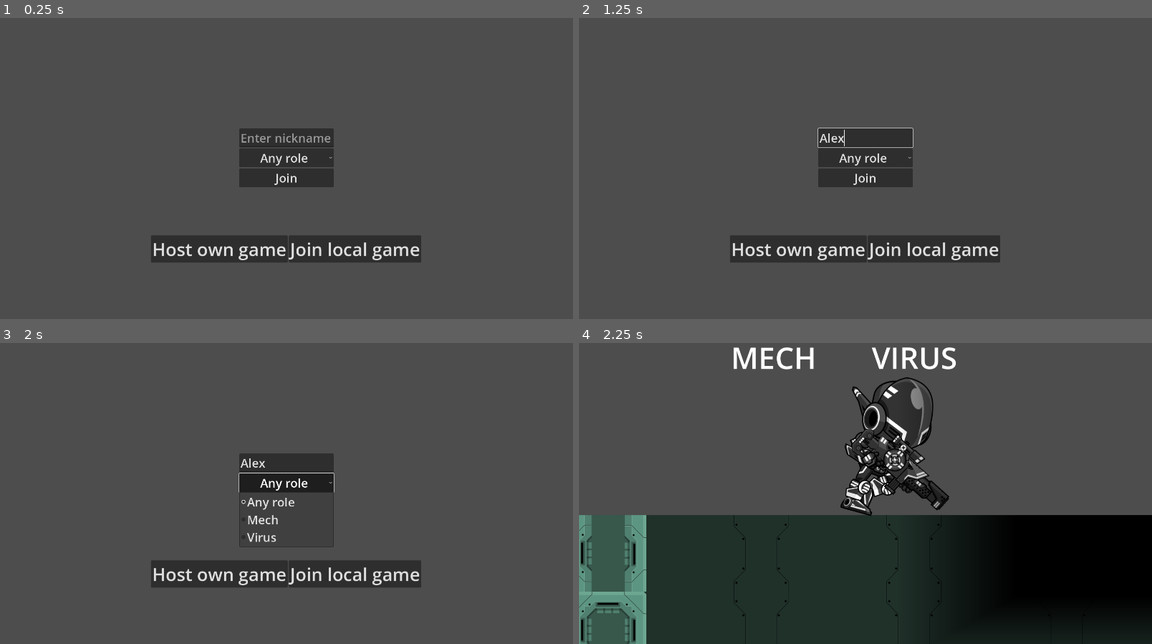
Above: before the commit, frames 1-4 (two rows, left to right).
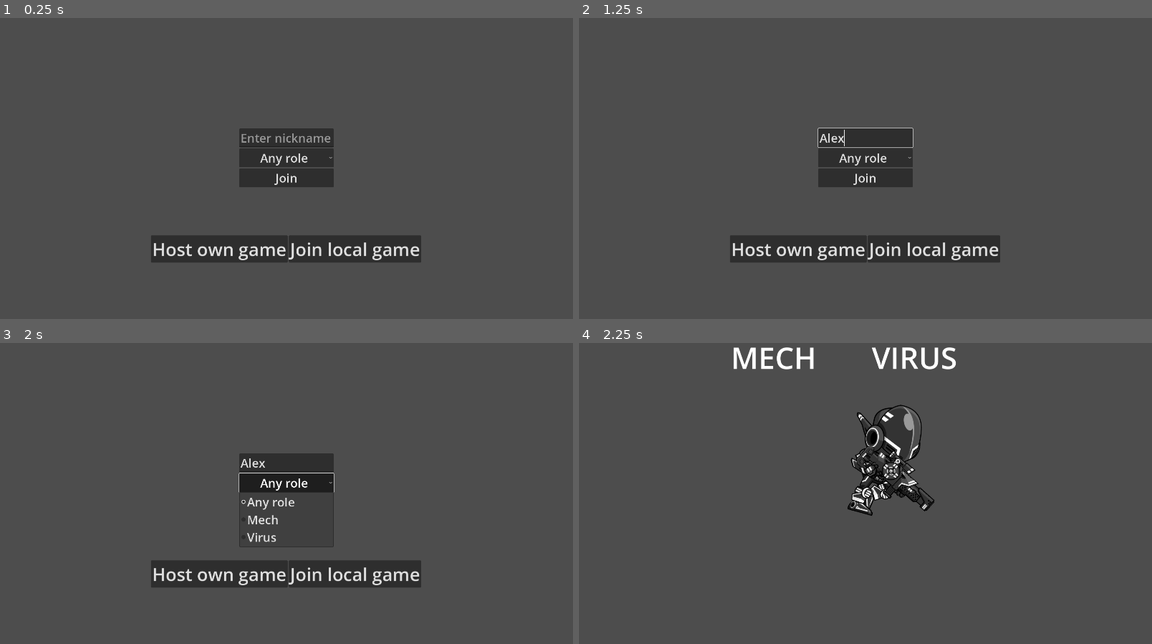
Above: after the commit, the same moments.

Repository: milana-94888u/digital-tandem
Game: Godot game, scene res://src/ui/game_lobby/game_lobby.tscn
Same seed, same stepped clock (60 frames per second), same inputs: the game is played once before the commit and once after it.
Inputs (mouse positions are in pixels of both pictures, inside the frame that each line leads up to):
- Up to frame 1 (0.25 s): no input
- Up to frame 2 (1.25 s): click (865, 138) at 0.52 s; type "Alex" at 0.6 s
- Up to frame 3 (2 s): click "Any role" at 1.25 s
- Up to frame 4 (2.25 s): click "Host own game" at 2 s

Frames 1-3 are identical in both runs. In frame 4, 44% of the frame differs, in the area x 0-100%, y 11-100%.

Commit message:
rework door

Diff:
--- a/level 1.tscn
+++ b/level 1.tscn
@@ -90,7 +90,6 @@
 layer_2/tile_data = PackedInt32Array(131074, 0, 0, 131075, 65536, 0, 196610, 0, 0, 196611, 65536, 0, 131076, 0, 0, 1310 …(6727 unchanged characters)…
 
 [node name="AnimatedSprite2D" type="AnimatedSprite2D" parent="."]
-visible = false
-position = Vector2(517, 823)
+position = Vector2(384, 768)
 sprite_frames = SubResource("SpriteFrames_yi1u4")
 animation = &"open"
--- a/resources/tilesets/factory_tileset.tres
+++ b/resources/tilesets/factory_tileset.tres
@@ -157,7 +157,6 @@
 1:2/0/terrains_peering_bit/top_left_corner = 0
 1:2/0/terrains_peering_bit/top_side = 0
 1:2/0/terrains_peering_bit/top_right_corner = 0
-2:2/animation_columns = 1
 2:2/0 = 0
 2:2/0/terrain_set = 1
 2:2/0/terrain = 0
@@ -169,6 +168,30 @@
 2:2/0/terrains_peering_bit/left_side = 0
 2:2/0/terrains_peering_bit/top_left_corner = 0
 2:2/0/terrains_peering_bit/top_side = 0
+3:2/0 = 0
+3:2/0/terrain_set = 1
+3:2/0/terrain = 0
+3:2/0/physics_layer_0/linear_velocity = Vector2(0, 0)
+3:2/0/physics_layer_0/angular_velocity = 0.0
+3:2/0/physics_layer_0/polygon_0/points = PackedVector2Array(-128, -128, 128, -128, 128, 128, -128, 128)
+3:2/0/terrains_peering_bit/right_side = 0
+4:2/0 = 0
+4:2/0/terrain_set = 1
+4:2/0/terrain = 0
+4:2/0/physics_layer_0/linear_velocity = Vector2(0, 0)
+4:2/0/physics_layer_0/angular_velocity = 0.0
+4:2/0/physics_layer_0/polygon_0/points = PackedVector2Array(-128, -128, 128, -128, 128, 128, -128, 128)
+4:2/0/terrains_peering_bit/right_side = 0
+4:2/0/terrains_peering_bit/bottom_side = 0
+4:2/0/terrains_peering_bit/left_side = 0
+4:2/0/terrains_peering_bit/top_side = 0
+5:2/0 = 0
+5:2/0/terrain_set = 1
+5:2/0/terrain = 0
+5:2/0/physics_layer_0/linear_velocity = Vector2(0, 0)
+5:2/0/physics_layer_0/angular_velocity = 0.0
+5:2/0/physics_layer_0/polygon_0/points = PackedVector2Array(-128, -128, 128, -128, 128, 128, -128, 128)
+5:2/0/terrains_peering_bit/left_side = 0
 6:2/0 = 0
 6:2/0/terrain_set = 1
 6:2/0/terrain = 0
@@ -242,32 +265,16 @@
 4:3/0/physics_layer_0/angular_velocity = 0.0
 4:3/0/physics_layer_0/polygon_0/points = PackedVector2Array(-128, -128, 128, -128, 128, 128, -128, 128)
 4:3/0/terrains_peering_bit/top_side = 0
-5:3/next_alternative_id = 5
 5:3/0 = 0
 5:3/0/terrain_set = 1
-5:3/0/terrain = 0
 5:3/0/physics_layer_0/linear_velocity = Vector2(0, 0)
 5:3/0/physics_layer_0/angular_velocity = 0.0
 5:3/0/physics_layer_0/polygon_0/points = PackedVector2Array(-128, -128, 128, -128, 128, 128, -128, 128)
-5:3/0/terrains_peering_bit/right_side = 0
-5:3/0/terrains_peering_bit/bottom_right_corner = 0
-5:3/0/terrains_peering_bit/bottom_side = 0
-5:3/0/terrains_peering_bit/bottom_left_corner = 0
-5:3/0/terrains_peering_bit/left_side = 0
-5:3/0/terrains_peering_bit/top_side = 0
-5:3/0/terrains_peering_bit/top_right_corner = 0
 6:3/0 = 0
 6:3/0/terrain_set = 1
-6:3/0/terrain = 0
 6:3/0/physics_layer_0/linear_velocity = Vector2(0, 0)
 6:3/0/physics_layer_0/angular_velocity = 0.0
 6:3/0/physics_layer_0/polygon_0/points = PackedVector2Array(-128, -128, 128, -128, 128, 128, -128, 128)
-6:3/0/terrains_peering_bit/right_side = 0
-6:3/0/terrains_peering_bit/bottom_right_corner = 0
-6:3/0/terrains_peering_bit/bottom_side = 0
-6:3/0/terrains_peering_bit/bottom_left_corner = 0
-6:3/0/terrains_peering_bit/left_side = 0
-6:3/0/terrains_peering_bit/top_side = 0
 7:3/0 = 0
 7:3/0/terrain_set = 1
 7:3/0/terrain = 0
@@ -309,7 +316,6 @@
 5:4/0/physics_layer_0/linear_velocity = Vector2(0, 0)
 5:4/0/physics_layer_0/angular_velocity = 0.0
 6:4/0 = 0
-6:4/0/terrain_set = 0
 6:4/0/physics_layer_0/linear_velocity = Vector2(0, 0)
 6:4/0/physics_layer_0/angular_velocity = 0.0
 7:4/0 = 0
@@ -346,54 +352,36 @@
 6:5/0 = 0
 6:5/0/physics_layer_0/linear_velocity = Vector2(0, 0)
 6:5/0/physics_layer_0/angular_velocity = 0.0
-5:2/0 = 0
-5:2/0/terrain_set = 1
-5:2/0/terrain = 0
-5:2/0/physics_layer_0/linear_velocity = Vector2(0, 0)
-5:2/0/physics_layer_0/angular_velocity = 0.0
-5:2/0/physics_layer_0/polygon_0/points = PackedVector2Array(-128, -128, 128, -128, 128, 128, -128, 128)
-5:2/0/terrains_peering_bit/left_side = 0
-3:2/0 = 0
-3:2/0/terrain_set = 1
-3:2/0/terrain = 0
-3:2/0/physics_layer_0/linear_velocity = Vector2(0, 0)
-3:2/0/physics_layer_0/angular_velocity = 0.0
-3:2/0/physics_layer_0/polygon_0/points = PackedVector2Array(-128, -128, 128, -128, 128, 128, -128, 128)
-3:2/0/terrains_peering_bit/right_side = 0
-4:2/0 = 0
-4:2/0/terrain_set = 1
-4:2/0/terrain = 0
-4:2/0/physics_layer_0/linear_velocity = Vector2(0, 0)
-4:2/0/physics_layer_0/angular_velocity = 0.0
-4:2/0/physics_layer_0/polygon_0/points = PackedVector2Array(-128, -128, 128, -128, 128, 128, -128, 128)
-4:2/0/terrains_peering_bit/right_side = 0
-4:2/0/terrains_peering_bit/bottom_side = 0
-4:2/0/terrains_peering_bit/left_side = 0
-4:2/0/terrains_peering_bit/top_side = 0
-2:8/0 = 0
-2:8/0/physics_layer_0/linear_velocity = Vector2(0, 0)
-2:8/0/physics_layer_0/angular_velocity = 0.0
+7:5/0 = 0
+7:5/0/physics_layer_0/linear_velocity = Vector2(0, 0)
+7:5/0/physics_layer_0/angular_velocity = 0.0
 0:6/0 = 0
 0:6/0/physics_layer_0/linear_velocity = Vector2(0, 0)
 0:6/0/physics_layer_0/angular_velocity = 0.0
 1:6/0 = 0
 1:6/0/physics_layer_0/linear_velocity = Vector2(0, 0)
 1:6/0/physics_layer_0/angular_velocity = 0.0
-7:5/0 = 0
-7:5/0/physics_layer_0/linear_velocity = Vector2(0, 0)
-7:5/0/physics_layer_0/angular_velocity = 0.0
 2:6/0 = 0
 2:6/0/physics_layer_0/linear_velocity = Vector2(0, 0)
 2:6/0/physics_layer_0/angular_velocity = 0.0
 3:6/0 = 0
 3:6/0/physics_layer_0/linear_velocity = Vector2(0, 0)
 3:6/0/physics_layer_0/angular_velocity = 0.0
+4:6/0 = 0
+4:6/0/physics_layer_0/linear_velocity = Vector2(0, 0)
+4:6/0/physics_layer_0/angular_velocity = 0.0
+5:6/0 = 0
+5:6/0/physics_layer_0/linear_velocity = Vector2(0, 0)
+5:6/0/physics_layer_0/angular_velocity = 0.0
+6:6/0 = 0
+6:6/0/physics_layer_0/linear_velocity = Vector2(0, 0)
+6:6/0/physics_layer_0/angular_velocity = 0.0
+7:6/0 = 0
+7:6/0/physics_layer_0/linear_velocity = Vector2(0, 0)
+7:6/0/physics_layer_0/angular_velocity = 0.0
 0:7/0 = 0
 0:7/0/physics_layer_0/linear_velocity = Vector2(0, 0)
 0:7/0/physics_layer_0/angular_velocity = 0.0
-4:6/0 = 0
-4:6/0/physics_layer_0/linear_velocity = Vector2(0, 0)
-4:6/0/physics_layer_0/angular_velocity = 0.0
 4:7/0 = 0
 4:7/0/physics_layer_0/linear_velocity = Vector2(0, 0)
 4:7/0/physics_layer_0/angular_velocity = 0.0
@@ -406,15 +394,6 @@
 7:7/0 = 0
 7:7/0/physics_layer_0/linear_velocity = Vector2(0, 0)
 7:7/0/physics_layer_0/angular_velocity = 0.0
-7:6/0 = 0
-7:6/0/physics_layer_0/linear_velocity = Vector2(0, 0)
-7:6/0/physics_layer_0/angular_velocity = 0.0
-6:6/0 = 0
-6:6/0/physics_layer_0/linear_velocity = Vector2(0, 0)
-6:6/0/physics_layer_0/angular_velocity = 0.0
-5:6/0 = 0
-5:6/0/physics_layer_0/linear_velocity = Vector2(0, 0)
-5:6/0/physics_layer_0/angular_velocity = 0.0
 
 [sub_resource type="TileSetAtlasSource" id="TileSetAtlasSource_s5udj"]
 texture = ExtResource("2_uixw6")
@@ -430,7 +409,7 @@
 0:0/0/physics_layer_0/linear_velocity = Vector2(300, 0)
 0:0/0/physics_layer_0/angular_velocity = 0.0
 0:0/0/physics_layer_0/polygon_0/points = PackedVector2Array(-128, -128, 128, -128, 128, 128, -128, 128)
-0:0/0/terrains_peering_bit/right_side = 1
+0:0/0/terrains_peering_bit/right_side = 0
 0:1/animation_columns = 4
 0:1/animation_frame_0/duration = 0.2
 0:1/animation_frame_1/duration = 0.2
@@ -519,13 +498,13 @@
 [resource]
 tile_size = Vector2i(256, 256)
 physics_layer_0/collision_layer = 1
-terrain_set_0/mode = 0
+terrain_set_0/mode = 2
 terrain_set_0/terrain_0/name = "conveyor left"
 terrain_set_0/terrain_0/color = Color(0.501961, 0.345098, 0.25098, 1)
 terrain_set_0/terrain_1/name = "conceyor right"
 terrain_set_0/terrain_1/color = Color(0.5, 0.4375, 0.25, 1)
 terrain_set_1/mode = 0
-terrain_set_1/terrain_0/name = "Terrain plate 0"
-terrain_set_1/terrain_0/color = Color(0.12549, 0.447059, 0.34902, 1)
+terrain_set_1/terrain_0/name = "floor platform"
+terrain_set_1/terrain_0/color = Color(0.0666667, 0.435294, 0.478431, 1)
 sources/0 = SubResource("TileSetAtlasSource_ltbl0")
 sources/3 = SubResource("TileSetAtlasSource_s5udj")
--- a/src/game_world/game_world.gd
+++ b/src/game_world/game_world.gd
@@ -1,7 +1,7 @@
 extends Node2D
 
 
-var virus_active_object: Node2D
+var virus_active_object: GameObject
 
 
 func _ready() -> void:
@@ -24,12 +24,6 @@
 	$VirusWrapper/Virus.control_processed = true
 
 
-func _on_door_object_chosen(object: Node2D) -> void:
-	$VirusWrapper/Virus.control_processed = false
-	$VirusWrapper/Virus.start_minigame(preload("res://src/minigames/captcha/captcha_minigame.tscn").instantiate())
-	virus_active_object = object
-
-
 func _on_virus_minigame_canceled() -> void:
 	$VirusWrapper/Virus.control_processed = true
 	virus_active_object = null
@@ -37,10 +31,7 @@
 
 func _on_virus_minigame_completed() -> void:
 	$VirusWrapper/Virus.control_processed = true
-	if virus_active_object is GameObject:
-		virus_active_object.complete_object.rpc()
-	else:
-		virus_active_object.open_door.rpc()
+	virus_active_object.complete_object.rpc()
 
 
 func _on_object_chosen(object: GameObject) -> void:
--- a/src/game_world/game_world.tscn
+++ b/src/game_world/game_world.tscn
@@ -1,13 +1,12 @@
-[gd_scene load_steps=9 format=3 uid="uid://dhtehcsatwgxi"]
+[gd_scene load_steps=8 format=3 uid="uid://dhtehcsatwgxi"]
 
 [ext_resource type="Script" path="res://src/game_world/game_world.gd" id="1_1ymsr"]
 [ext_resource type="PackedScene" uid="uid://m0txqaij1k45" path="res://src/multiplayer/player_wrapper/player_wrapper.tscn" id="2_3ss46"]
 [ext_resource type="PackedScene" uid="uid://bjxrh13ovurni" path="res://src/mech/mech.tscn" id="2_qi47r"]
-[ext_resource type="TileSet" uid="uid://bmblymegdwmr2" path="res://resources/tilesets/factory_tileset.tres" id="2_sg1io"]
+[ext_resource type="TileSet" uid="uid://c7r7c1mevu851" path="res://resources/tilesets/factory_tileset.tres" id="2_sg1io"]
 [ext_resource type="PackedScene" uid="uid://dscy70cidsylo" path="res://src/virus/virus.tscn" id="4_78r7y"]
 [ext_resource type="PackedScene" uid="uid://dwm7phorujkav" path="res://src/ui/game_chat/game_chat.tscn" id="5_o27hs"]
-[ext_resource type="PackedScene" uid="uid://crmv3gq66sdew" path="res://src/game_world/objects/door.tscn" id="7_ieemi"]
-[ext_resource type="PackedScene" uid="uid://bpc73m6g037tk" path="res://src/game_world/objects/dark_area/dark_area.tscn" id="7_k0gvi"]
+[ext_resource type="PackedScene" uid="uid://6kpqpn83qkv4" path="res://src/game_world/objects/door/door.tscn" id="8_o42qh"]
 
 [node name="GameWorld" type="Node2D"]
 script = ExtResource("1_1ymsr")
@@ -16,27 +15,28 @@
 tile_set = ExtResource("2_sg1io")
 format = 2
 layer_0/name = "backgound"
-layer_0/tile_data = PackedInt32Array(262140, 0, 0, 196604, 0, 0, 131068, 0, 0, 65532, 0, 0, 65534, 0, 0, 131070, 0, 0, 196606, 0, 0, 262142, 0, 0, 0, 0, 0, 65536, 0, 0, 131072, 0, 0, 196608, 0, 0, 2, 0, 0, 65538, 0, 0, 131074, 0, 0, 196610, 0, 0, 4, 0, 0, 65540, 0, 0, 131076, 0, 0, 196612, 0, 0, 6, 0, 0, 65542, 0, 0, 131078, 0, 0, 196614, 0, 0, 65533, 65536, 0, 131069, 65536, 0, 196605, 65536, 0, 262141, 65536, 0, 65535, 65536, 0, 131071, 65536, 0, 196607, 65536, 0, 262143, 65536, 0, 1, 65536, 0, 65537, 65536, 0, 131073, 65536, 0, 196609, 65536, 0, 3, 65536, 0, 65539, 65536, 0, 131075, 65536, 0, 196611, 65536, 0, 5, 65536, 0, 65541, 65536, 0, 131077, 65536, 0, 196613, 65536, 0)
 layer_1/name = "floor"
 layer_1/enabled = true
 layer_1/modulate = Color(1, 1, 1, 1)
 layer_1/y_sort_enabled = false
 layer_1/y_sort_origin = 0
 layer_1/z_index = 0
-layer_1/tile_data = PackedInt32Array(327676, 327680, 0, 327677, 393216, 0, 327678, 393216, 0, 327679, 393216, 0, 262144, 393216, 0, 262145, 393216, 0, 262146, 393216, 0, 262147, 393216, 0, 262148, 393216, 0, 262149, 393216, 0, 262150, 458752, 0)
+layer_1/tile_data = PackedInt32Array(262144, 65536, 1, 262145, 65536, 1, 262146, 65536, 1, 262147, 65536, 1, 262148, 65536, 1, 262149, 65536, 1, 262150, 131072, 1, 327686, 131072, 2, 327685, 65536, 2, 327684, 65536, 2, 327683, 65536, 2, 327682, 65536, 2, 327681, 65536, 2, 327680, 327680, 1, 393220, 65536, 3, 393221, 65536, 3, 393222, 131072, 3, 393219, 65536, 3, 393218, 65536, 3, 393217, 65536, 3, 393216, 0, 3, 327679, 65536, 1, 327678, 0, 1, 393215, 65536, 3, 393214, 0, 3)
 layer_2/name = "walls"
 layer_2/enabled = true
 layer_2/modulate = Color(1, 1, 1, 1)
 layer_2/y_sort_enabled = false
 layer_2/y_sort_origin = 0
 layer_2/z_index = 0
-layer_2/tile_data = PackedInt32Array(262140, 262144, 1, 131068, 262144, 1, 65532, 262144, 0, 196604, 262144, 0)
+layer_2/tile_data = PackedInt32Array()
 
 [node name="MechWrapper" parent="." instance=ExtResource("2_3ss46")]
 position = Vector2(993.832, 648.691)
 
 [node name="Mech" parent="MechWrapper" instance=ExtResource("2_qi47r")]
+z_index = 1
 position = Vector2(-993.832, -648.691)
+scale = Vector2(0.8, 0.8)
 
 [node name="VirusWrapper" parent="." instance=ExtResource("2_3ss46")]
 position = Vector2(993.832, 648.691)
@@ -48,16 +48,14 @@
 
 [node name="GameChat" parent="ChatCanvas" instance=ExtResource("5_o27hs")]
 
-[node name="DarkArea" parent="." instance=ExtResource("7_k0gvi")]
-position = Vector2(1030, -43)
+[node name="GameObjects" type="Node2D" parent="."]
 
-[node name="Door" parent="." instance=ExtResource("7_ieemi")]
-position = Vector2(1404, 761)
+[node name="Door" parent="GameObjects" instance=ExtResource("8_o42qh")]
+position = Vector2(1152, 768)
 
 [connection signal="chat_requested" from="MechWrapper/Mech" to="." method="_on_mech_chat_requested"]
 [connection signal="chat_requested" from="VirusWrapper/Virus" to="." method="_on_virus_chat_requested"]
 [connection signal="minigame_canceled" from="VirusWrapper/Virus" to="." method="_on_virus_minigame_canceled"]
 [connection signal="minigame_completed" from="VirusWrapper/Virus" to="." method="_on_virus_minigame_completed"]
 [connection signal="chat_closed" from="ChatCanvas/GameChat" to="." method="_on_game_chat_chat_closed"]
-[connection signal="object_chosen" from="DarkArea" to="." method="_on_object_chosen"]
-[connection signal="object_chosen" from="Door" to="." method="_on_door_object_chosen"]
+[connection signal="object_chosen" from="GameObjects/Door" to="." method="_on_object_chosen"]
--- a/src/game_world/objects/dark_area/dark_area.gd
+++ b/src/game_world/objects/dark_area.gd
@@ -1,5 +1,4 @@
 extends GameObject
 
-
 func change_object() -> void:
-	remove_child($DarkArea)
+	remove_child($Light)
--- /dev/null
+++ b/src/game_world/objects/dark_area.tscn
@@ -0,0 +1,30 @@
+[gd_scene load_steps=6 format=3 uid="uid://dvgmmsu1php7b"]
+
+[ext_resource type="PackedScene" uid="uid://dqvmyatymqdtd" path="res://src/game_world/objects/game_object.tscn" id="1_fdkem"]
+[ext_resource type="Script" path="res://src/game_world/objects/dark_area.gd" id="2_8a6k6"]
+
+[sub_resource type="RectangleShape2D" id="RectangleShape2D_8s36h"]
+resource_local_to_scene = true
+size = Vector2(1920, 1080)
+
+[sub_resource type="Gradient" id="Gradient_0h6kv"]
+offsets = PackedFloat32Array(0.580087, 1)
+colors = PackedColorArray(1, 1, 1, 1, 0, 0, 0, 1)
+
+[sub_resource type="GradientTexture2D" id="GradientTexture2D_tuk6c"]
+gradient = SubResource("Gradient_0h6kv")
+width = 1920
+height = 1080
+fill = 2
+fill_from = Vector2(0.5, 0.5)
+metadata/_snap_enabled = true
+
+[node name="DarkArea" instance=ExtResource("1_fdkem")]
+script = ExtResource("2_8a6k6")
+
+[node name="CollisionShape2D" parent="StaticBody2D" index="0"]
+shape = SubResource("RectangleShape2D_8s36h")
+
+[node name="Light" type="PointLight2D" parent="." index="1"]
+blend_mode = 1
+texture = SubResource("GradientTexture2D_tuk6c")
--- a/src/game_world/objects/dark_area/dark_area.tscn
+++ /dev/null
@@ -1,28 +0,0 @@
-[gd_scene load_steps=6 format=3 uid="uid://bpc73m6g037tk"]
-
-[ext_resource type="Script" path="res://src/game_world/objects/dark_area/dark_area.gd" id="1_k4e1t"]
-[ext_resource type="PackedScene" uid="uid://dqvmyatymqdtd" path="res://src/game_world/game_object.tscn" id="1_mqxoe"]
-
-[sub_resource type="Gradient" id="Gradient_0h6kv"]
-offsets = PackedFloat32Array(0.580087, 1)
-colors = PackedColorArray(1, 1, 1, 1, 0, 0, 0, 1)
-
-[sub_resource type="GradientTexture2D" id="GradientTexture2D_3yfjc"]
-gradient = SubResource("Gradient_0h6kv")
-width = 1920
-height = 1080
-fill = 2
-fill_from = Vector2(0.5, 0.5)
-metadata/_snap_enabled = true
-
-[sub_resource type="GDScript" id="GDScript_qa2w0"]
-script/source = "extends PointLight2D
-"
-
-[node name="DarkArea" instance=ExtResource("1_mqxoe")]
-script = ExtResource("1_k4e1t")
-
-[node name="DarkArea" type="PointLight2D" parent="." index="1"]
-blend_mode = 1
-texture = SubResource("GradientTexture2D_3yfjc")
-script = SubResource("GDScript_qa2w0")
--- a/src/game_world/objects/door.gd
+++ /dev/null
@@ -1,19 +0,0 @@
-extends StaticBody2D
-
-
-signal object_chosen(object: Node2D)
-
-
-func _ready() -> void:
-	input_pickable = Server.player_info["role"] == Server.PlayerRole.VIRUS
-
-
-func _on_input_event(_viewport: Node, event: InputEvent, _shape_idx: int) -> void:
-	if event is InputEventMouseButton and event.is_pressed():
-		object_chosen.emit(self)
-
-
-@rpc("any_peer", "call_local", "reliable")
-func open_door() -> void:
-	$DoorLocked.texture = preload("res://assets/sprites/tiles/objects/animated/door/DoorUnlocked.png")
-	remove_child($CollisionShape2D)
--- a/src/game_world/objects/door.tscn
+++ /dev/null
@@ -1,23 +0,0 @@
-[gd_scene load_steps=5 format=3 uid="uid://crmv3gq66sdew"]
-
-[ext_resource type="Texture2D" uid="uid://cdr3arim5o6rl" path="res://assets/sprites/tiles/objects/animated/door/DoorLocked.png" id="1_f4gg3"]
-[ext_resource type="Script" path="res://src/game_world/objects/door.gd" id="1_v10b1"]
-
-[sub_resource type="RectangleShape2D" id="RectangleShape2D_p2au4"]
-size = Vector2(283, 466)
-
-[sub_resource type="SpriteFrames" id="SpriteFrames_77d4w"]
-
-[node name="Door" type="StaticBody2D"]
-script = ExtResource("1_v10b1")
-
-[node name="DoorLocked" type="Sprite2D" parent="."]
-texture = ExtResource("1_f4gg3")
-
-[node name="CollisionShape2D" type="CollisionShape2D" parent="."]
-shape = SubResource("RectangleShape2D_p2au4")
-
-[node name="AnimatedSprite2D" type="AnimatedSprite2D" parent="."]
-sprite_frames = SubResource("SpriteFrames_77d4w")
-
-[connection signal="input_event" from="." to="." method="_on_input_event"]
--- /dev/null
+++ b/src/game_world/objects/door/door.gd
@@ -0,0 +1,14 @@
+extends GameObject
+
+
+func select_game_object() -> void:
+	modulate = Color.RED
+
+
+func deselect_game_object() -> void:
+	modulate = Color.WHITE
+
+
+func change_object() -> void:
+	$AnimatedSprite2D.play("open")
+	await $AnimatedSprite2D.animation_finished
--- /dev/null
+++ b/src/game_world/objects/door/door.tscn
@@ -0,0 +1,82 @@
+[gd_scene load_steps=14 format=3 uid="uid://6kpqpn83qkv4"]
+
+[ext_resource type="PackedScene" uid="uid://dqvmyatymqdtd" path="res://src/game_world/objects/game_object.tscn" id="1_37ohw"]
+[ext_resource type="Script" path="res://src/game_world/objects/door/door.gd" id="2_7rwcy"]
+[ext_resource type="Texture2D" uid="uid://bqpcxodom3ums" path="res://assets/sprites/tiles/side door.png" id="2_vjeel"]
+
+[sub_resource type="RectangleShape2D" id="RectangleShape2D_2d65n"]
+size = Vector2(128, 512)
+
+[sub_resource type="AtlasTexture" id="AtlasTexture_on214"]
+atlas = ExtResource("2_vjeel")
+region = Rect2(0, 0, 256, 512)
+
+[sub_resource type="AtlasTexture" id="AtlasTexture_3w6yw"]
+atlas = ExtResource("2_vjeel")
+region = Rect2(256, 0, 256, 512)
+
+[sub_resource type="AtlasTexture" id="AtlasTexture_i1jel"]
+atlas = ExtResource("2_vjeel")
+region = Rect2(512, 0, 256, 512)
+
+[sub_resource type="AtlasTexture" id="AtlasTexture_33a2n"]
+atlas = ExtResource("2_vjeel")
+region = Rect2(768, 0, 256, 512)
+
+[sub_resource type="AtlasTexture" id="AtlasTexture_ygn6k"]
+atlas = ExtResource("2_vjeel")
+region = Rect2(1024, 0, 256, 512)
+
+[sub_resource type="AtlasTexture" id="AtlasTexture_1xymj"]
+atlas = ExtResource("2_vjeel")
+region = Rect2(1280, 0, 256, 512)
+
+[sub_resource type="AtlasTexture" id="AtlasTexture_l5ng1"]
+atlas = ExtResource("2_vjeel")
+region = Rect2(1536, 0, 256, 512)
+
+[sub_resource type="AtlasTexture" id="AtlasTexture_pbnsk"]
+atlas = ExtResource("2_vjeel")
+region = Rect2(1792, 0, 256, 512)
+
+[sub_resource type="SpriteFrames" id="SpriteFrames_gnjtm"]
+animations = [{
+"frames": [{
+"duration": 1.0,
+"texture": SubResource("AtlasTexture_on214")
+}, {
+"duration": 1.0,
+"texture": SubResource("AtlasTexture_3w6yw")
+}, {
+"duration": 1.0,
+"texture": SubResource("AtlasTexture_i1jel")
+}, {
+"duration": 1.0,
+"texture": SubResource("AtlasTexture_33a2n")
+}, {
+"duration": 1.0,
+"texture": SubResource("AtlasTexture_ygn6k")
+}, {
+"duration": 1.0,
+"texture": SubResource("AtlasTexture_1xymj")
+}, {
+"duration": 1.0,
+"texture": SubResource("AtlasTexture_l5ng1")
+}, {
+"duration": 1.0,
+"texture": SubResource("AtlasTexture_pbnsk")
+}],
+"loop": false,
+"name": &"open",
+"speed": 5.0
+}]
+
+[node name="Door" instance=ExtResource("1_37ohw")]
+script = ExtResource("2_7rwcy")
+
+[node name="CollisionShape2D" parent="StaticBody2D" index="0"]
+shape = SubResource("RectangleShape2D_2d65n")
+
+[node name="AnimatedSprite2D" type="AnimatedSprite2D" parent="." index="1"]
+sprite_frames = SubResource("SpriteFrames_gnjtm")
+animation = &"open"
--- a/src/game_world/objects/game_object.gd
+++ b/src/game_world/objects/game_object.gd
@@ -9,25 +9,25 @@
 	$StaticBody2D.input_pickable = Server.player_info["role"] == Server.PlayerRole.VIRUS
 
 
-func select_game_object() -> void:
-	pass
-
-
 func _on_static_body_2d_mouse_entered() -> void:
-	modulate = Color.RED
-
-
-func deselect_game_object() -> void:
-	pass
+	GameObjectManager.select_object(self)
 
 
 func _on_static_body_2d_mouse_exited() -> void:
-	modulate = Color.WHITE
+	GameObjectManager.deselect_object(self)
 
 
 func _on_static_body_2d_input_event(_viewport: Node, event: InputEvent, _shape_idx: int) -> void:
 	if event is InputEventMouseButton and event.is_pressed():
 		object_chosen.emit(self)
+
+
+func select_game_object() -> void:
+	pass
+
+
+func deselect_game_object() -> void:
+	pass
 
 
 func change_object() -> void:
@@ -37,4 +37,5 @@
 @rpc("any_peer", "call_local", "reliable")
 func complete_object() -> void:
 	change_object()
+	_on_static_body_2d_mouse_exited()
 	remove_child($StaticBody2D)
--- a/src/game_world/objects/game_object.tscn
+++ b/src/game_world/objects/game_object.tscn
@@ -3,6 +3,7 @@
 [ext_resource type="Script" path="res://src/game_world/objects/game_object.gd" id="1_7qce8"]
 
 [sub_resource type="RectangleShape2D" id="RectangleShape2D_ufveg"]
+resource_local_to_scene = true
 size = Vector2(1920, 1080)
 
 [node name="GameObject" type="Node2D"]
--- a/src/game_world/objects/game_object_manager.gd
+++ b/src/game_world/objects/game_object_manager.gd
@@ -1 +1,17 @@
 extends Node
+
+
+var current_selected_object: GameObject
+
+
+func select_object(object: GameObject) -> void:
+	if current_selected_object != null:
+		current_selected_object.deselect_game_object()
+	current_selected_object = object
+	current_selected_object.select_game_object()
+
+
+func deselect_object(object: GameObject) -> void:
+	if current_selected_object == object:
+		current_selected_object = null
+	object.deselect_game_object()
Not shown: 1 places in level 1.tscn that only renumber resources
Not shown: 1 places in resources/tilesets/factory_tileset.tres that only renumber resources
